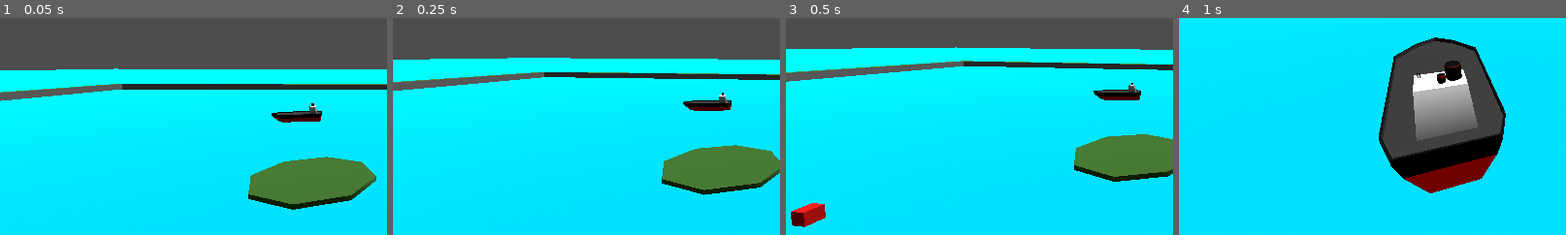
Above: before the commit, frames 1-4 (left to right).
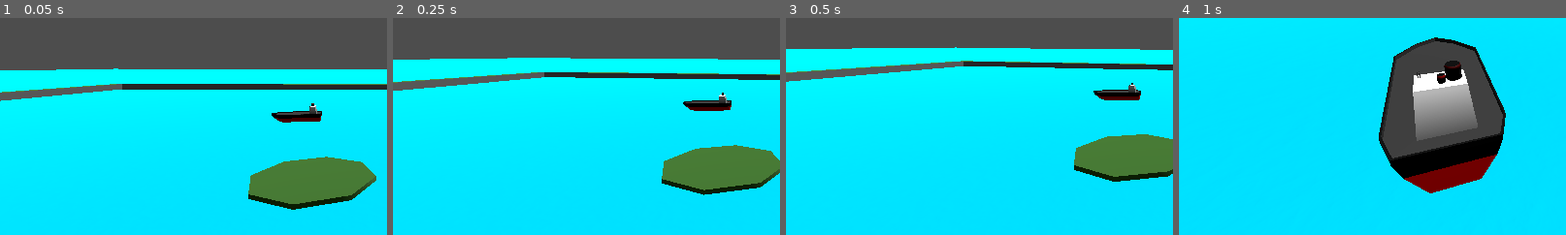
Above: after the commit, the same moments.

Repository: savenger/shipped
Game: Godot game, scene res://level/game.tscn
Same seed, same stepped clock (60 frames per second), same inputs: the game is played once before the commit and once after it.
Inputs:
- Up to frame 1 (0.05 s): no input
- Up to frame 2 (0.25 s): no input
- Up to frame 3 (0.5 s): no input
- Up to frame 4 (1 s): tap Enter at 0.5 s; hold D (Turn Right) from 0.53 s (still down); tap C at 0.6 s
The pictures show only the part of the screen within x 0-50%, y 39-89%; the shares and areas given below are measured in that part.

Frames 1-2 are identical in both runs. In frame 3, 0.7% of the frame differs, in the area x 1-11%, y 85-97%; in frame 4, nothing differs.

Commit message:
placing destination on islands

Diff:
--- a/level/destination.tscn
+++ b/level/destination.tscn
@@ -3,7 +3,7 @@
 [ext_resource type="Script" path="res://level/destination.gd" id="1_w0csv"]
 
 [sub_resource type="CylinderShape3D" id="CylinderShape3D_vmw3e"]
-radius = 5.0
+radius = 7.0
 
 [sub_resource type="StandardMaterial3D" id="StandardMaterial3D_2tegh"]
 albedo_color = Color(0.933333, 0, 0, 1)
--- a/level/game.gd
+++ b/level/game.gd
@@ -1,19 +1,25 @@
 extends Node3D
 
 var rnd := RandomNumberGenerator.new()
+var last_index = 0
 
 # Called when the node enters the scene tree for the first time.
 func _ready():
 	rnd.randomize()
 	$destination.connect("delivered", _on_delivered)
-	$destination.global_position = get_random_destination_position()
+	$destination.position = get_random_destination_position()
 
 func get_random_destination_position():
-	return Vector3(rnd.randi_range(0, 32), 1, rnd.randi_range(0, 32))
+	var new_index = last_index
+	while (new_index == last_index):
+		new_index = rnd.randi_range(0, len($terrain.islands) - 1)
+	last_index = new_index
+	var island = $terrain.islands[last_index]
+	return Vector3(island['x'], 1, island['z'])
 
 func _on_delivered():
 	print("delivered some goods")
-	$destination.global_position = get_random_destination_position()
+	$destination.position = get_random_destination_position()
 
 # Called every frame. 'delta' is the elapsed time since the previous frame.
 func _process(_delta):
--- a/level/terrain.gd
+++ b/level/terrain.gd
@@ -2,6 +2,8 @@
 
 const COL_LAYER_MAP : int = 1
 var greent_material = preload("res://assets/green.tres")
+
+var islands : Array = []
 
 var mapSize : int = 8
 var chunkSize : int = 8
@@ -31,6 +33,7 @@
 				c.scale.z = rng.randf_range(10.0,15.0)
 				c.material = greent_material
 				$base.add_child(c)
+				islands.append({'x': c.position.x, 'z': c.position.z})
 
 func _generateGround():
 	var noise = FastNoiseLite.new()
